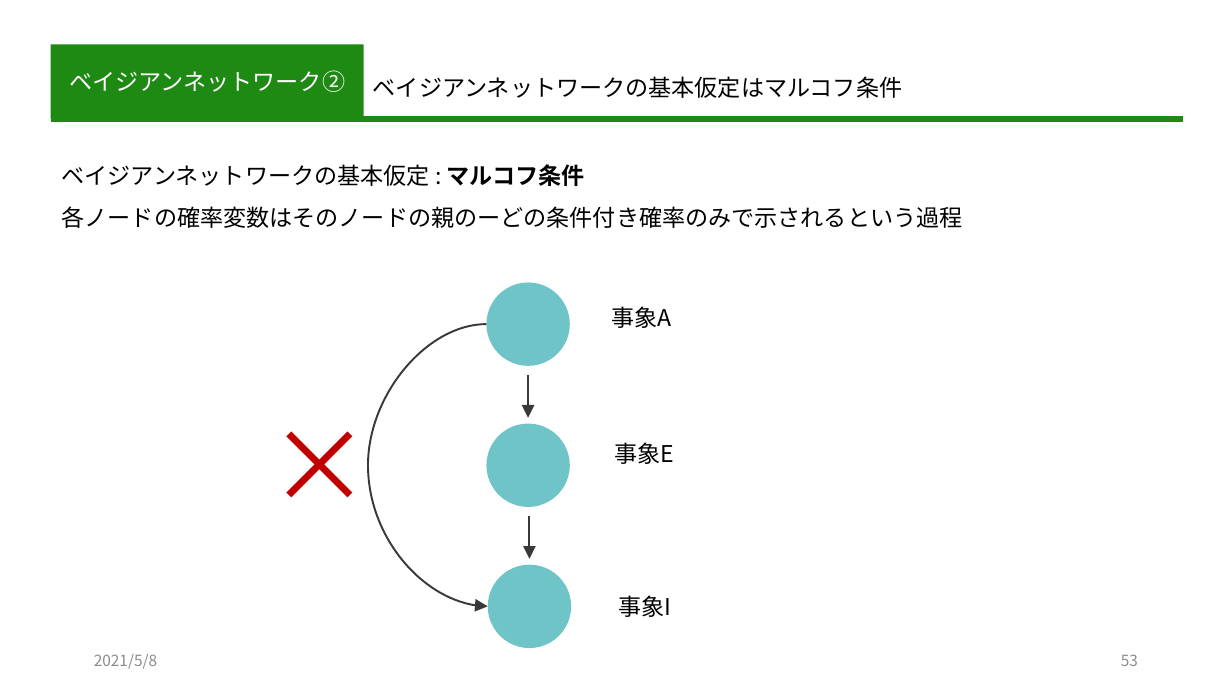
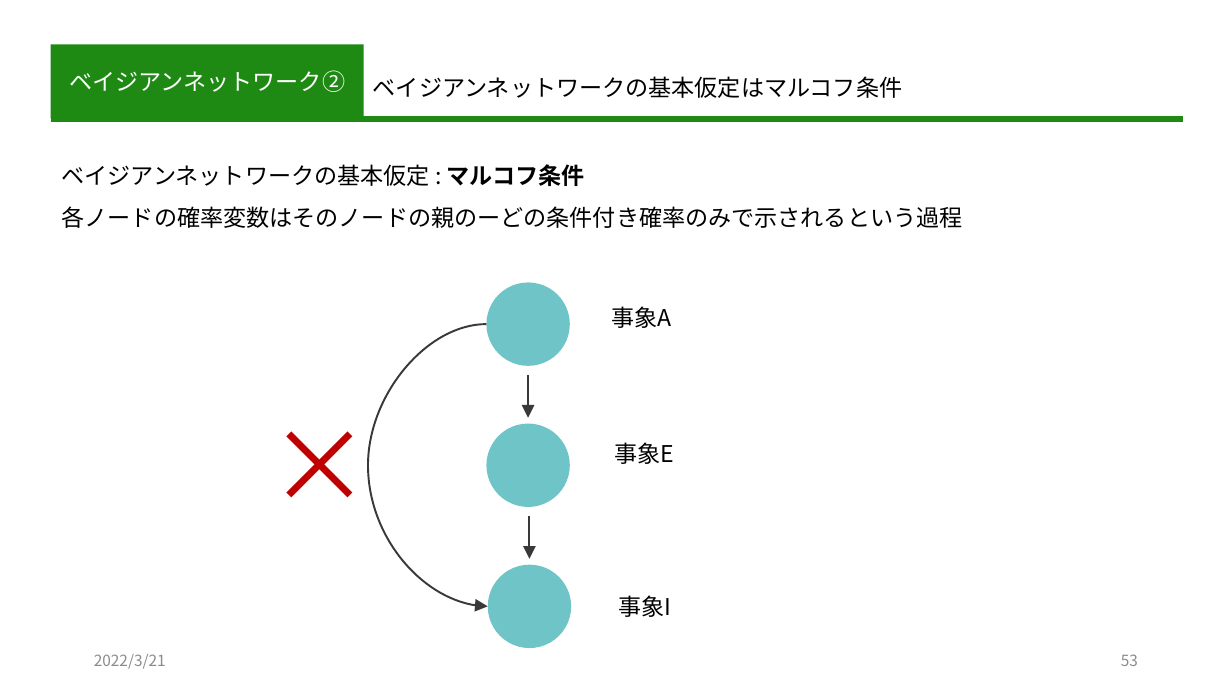
Before and after one commit to hajimetrics/2021, a slide deck: slide 53 of 20210416/ベイズの定理の基本.pptx. Drawn at 1232x693 pixels with LibreOffice and Linux fonts; fonts in the diff are those of the drawing. Boxes give left, top, right and bottom in pixels: in the first picture for what was removed or moved away, otherwise in the second. Text is boxed around its words. In the diff, an @@ line names an element or a change of style, - is before the commit and + after.

```diff
--- a/20210416/ベイズの定理の基本.pptx
+++ b/20210416/ベイズの定理の基本.pptx
@@ text at <box>94,654,166,669</box>: text changed @@
-2021/5/8
+2022/3/21
```
Also in this commit, not shown: 47 other slides changed, 16 other files.
